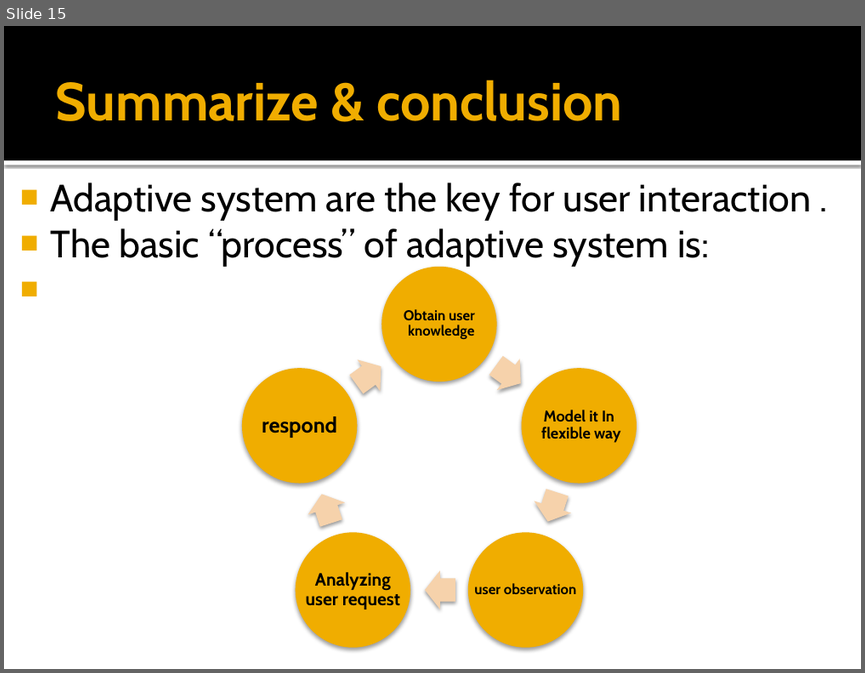
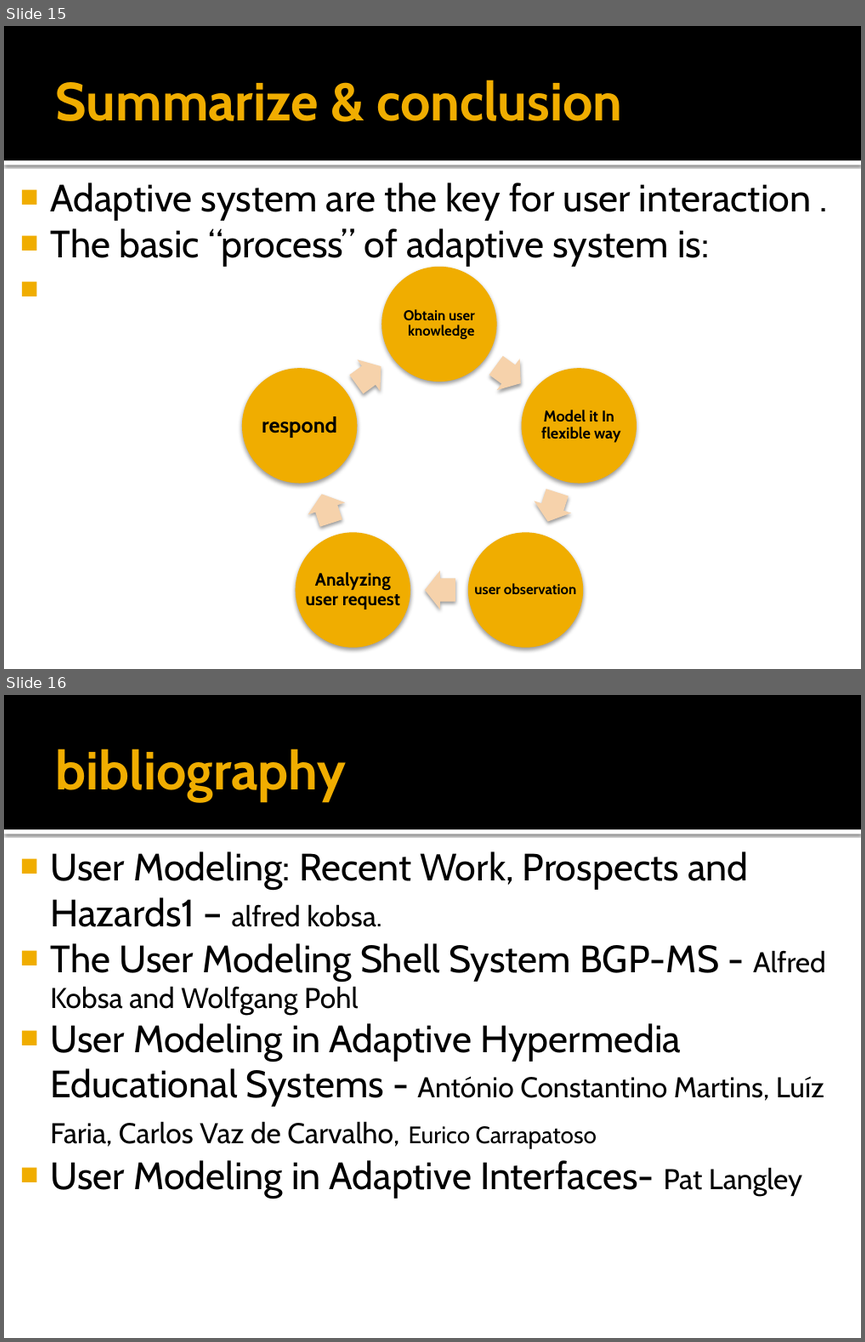
Before and after one commit to ciberuser/school-tools, a slide deck: School/seminar/User modeling full.pptx. Shown one above the other, each under a label of ours: slide 15 before the commit, slides 15 and 16 after it. The pictures are 865x673 and 865x1342 pixels, drawn with LibreOffice and Linux fonts; fonts in the diff are those of the drawing. Boxes give left, top, right and bottom in pixels: in the first picture for what was removed or moved away, otherwise in the second. Text is boxed around its words. In the diff, an @@ line names an element or a change of style, - is before the commit and + after.

```diff
--- a/School/seminar/User modeling full.pptx
+++ b/School/seminar/User modeling full.pptx
@@ slide 16 added at [4,695,861,1338], background #FFFFFF; not listed: 2 template elements that a slide beside it also shows @@
@@ title added at [55,749,346,802], 45 pt, text #F0AD00, bold @@
+bibliography
@@ text added at [50,851,826,1197], 32 pt, text #000000 @@
+■ User Modeling: Recent Work, Prospects and Hazards1 – alfred kobsa.
+■ The User Modeling Shell System BGP-MS - Alfred Kobsa and Wolfgang Pohl
+■ User Modeling in Adaptive Hypermedia Educational Systems - António Constantino Martins, Luíz Faria, Carlos Vaz de Carvalho, Eurico Carrapatoso
+■ User Modeling in Adaptive Interfaces- Pat Langley
```
Also in this commit, not shown: 1 slide changed, 1 other file.
